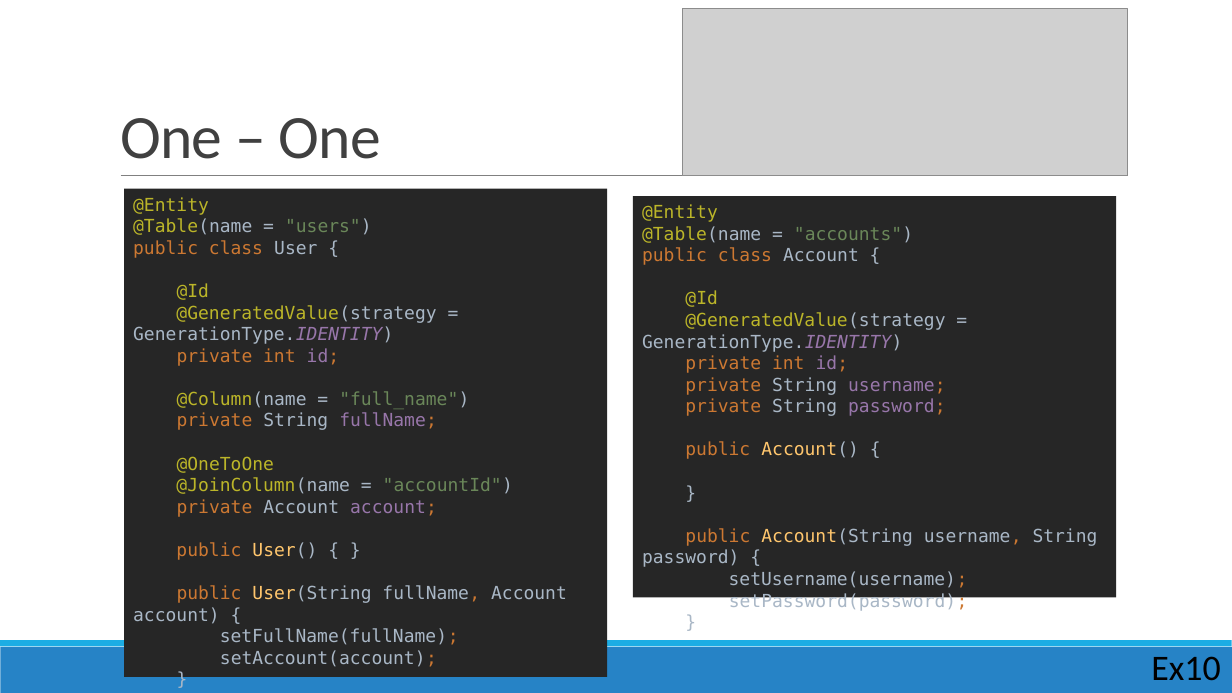
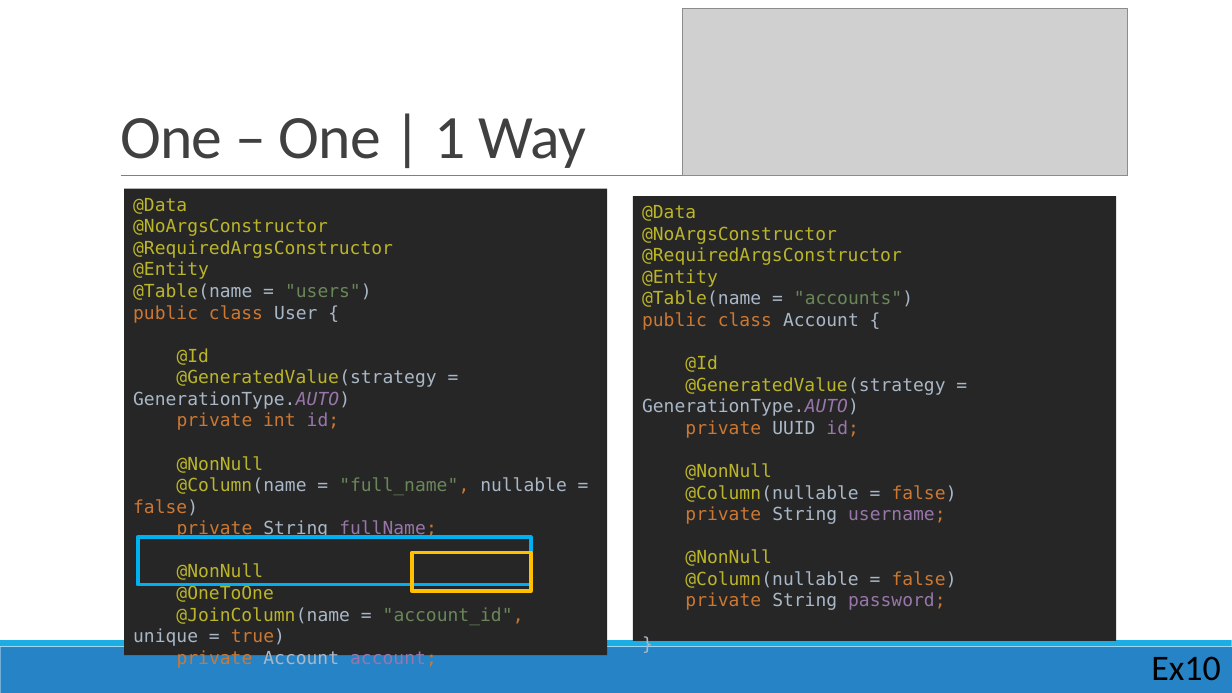
Before and after one commit to nguyenthanhtam1102/trainee-dev-vti-public, a slide deck: slide 53 of Tuần 6 - Java/Advanced Java.pptx (slide 29 before the commit). Drawn at 1232x693 pixels with LibreOffice and Linux fonts; fonts in the diff are those of the drawing; grey boxes stand for pictures. Boxes give left, top, right and bottom in pixels: in the first picture for what was removed or moved away, otherwise in the second. Text is boxed around its words. In the diff, an @@ line names an element or a change of style, - is before the commit and + after.

```diff
--- a/Tuần 6 - Java/Advanced Java.pptx
+++ b/Tuần 6 - Java/Advanced Java.pptx
@@ title at <box>120,118,586,168</box>: text changed @@
-One – One
+One – One | 1 Way
@@ rectangle "@Data @NoArgsConstructor @RequiredArgsConstructor @Entity @T ...": place and size @@
-rectangle "@Data @NoArgsConstructor @RequiredArgsConstructor @Entity @T ..." at <box>124,189,607,677</box>
+rectangle "@Data @NoArgsConstructor @RequiredArgsConstructor @Entity @T ..." at <box>124,189,607,655</box>
@@ text in rectangle at <box>133,198,567,668</box>: text changed; text colour #A9B7C6 to #BBB529 @@
-@Entity
-@Table(name = "users")
-public class User {
-@Id
-@GeneratedValue(strategy = GenerationType.IDENTITY)
-private int id;
-@Column(name = "full_name")
-private String fullName;
-@OneToOne
-@JoinColumn(name = "accountId")
-private Account account;
-public User() { }
-public User(String fullName, Account account) {
-setFullName(fullName);
-setAccount(account);
-}
-}
+@Data
+@NoArgsConstructor
+@RequiredArgsConstructor
+@Entity
+@Table(name = "users")
+public class User {
+@Id
+@GeneratedValue(strategy = GenerationType.AUTO)
+private int id;
+@NonNull
+@Column(name = "full_name", nullable = false)
+private String fullName;
+@NonNull
+@OneToOne
+@JoinColumn(name = "account_id", unique = true)
+private Account account;
+}
@@ rectangle "@Data @NoArgsConstructor @RequiredArgsConstructor @Entity @T ...": place and size @@
-rectangle "@Data @NoArgsConstructor @RequiredArgsConstructor @Entity @T ..." at <box>633,196,1116,597</box>
+rectangle "@Data @NoArgsConstructor @RequiredArgsConstructor @Entity @T ..." at <box>633,196,1116,640</box>
@@ text in rectangle at <box>642,205,957,610</box>: text changed; text colour #A9B7C6 to #BBB529 @@
-@Entity
-@Table(name = "accounts")
-public class Account {
-@Id
-@GeneratedValue(strategy = GenerationType.IDENTITY)
-private int id;
-private String username;
-private String password;
-public Account() {
-}
-public Account(String username, String password) {
-setUsername(username);
-setPassword(password);
-}
+@Data
+@NoArgsConstructor
+@RequiredArgsConstructor
+@Entity
+@Table(name = "accounts")
+public class Account {
+@Id
+@GeneratedValue(strategy = GenerationType.AUTO)
+private UUID id;
+@NonNull
+@Column(nullable = false)
+private String username;
+@NonNull
+@Column(nullable = false)
+private String password;
+}
@@ rectangle added at <box>138,538,531,585</box>, outline #00B0F0 3 pt @@
@@ rectangle added at <box>412,553,531,592</box>, outline #FFC000 3 pt @@
```
Also in this commit, not shown: 52 other slides changed, 39 slides added, 12 slides removed.
